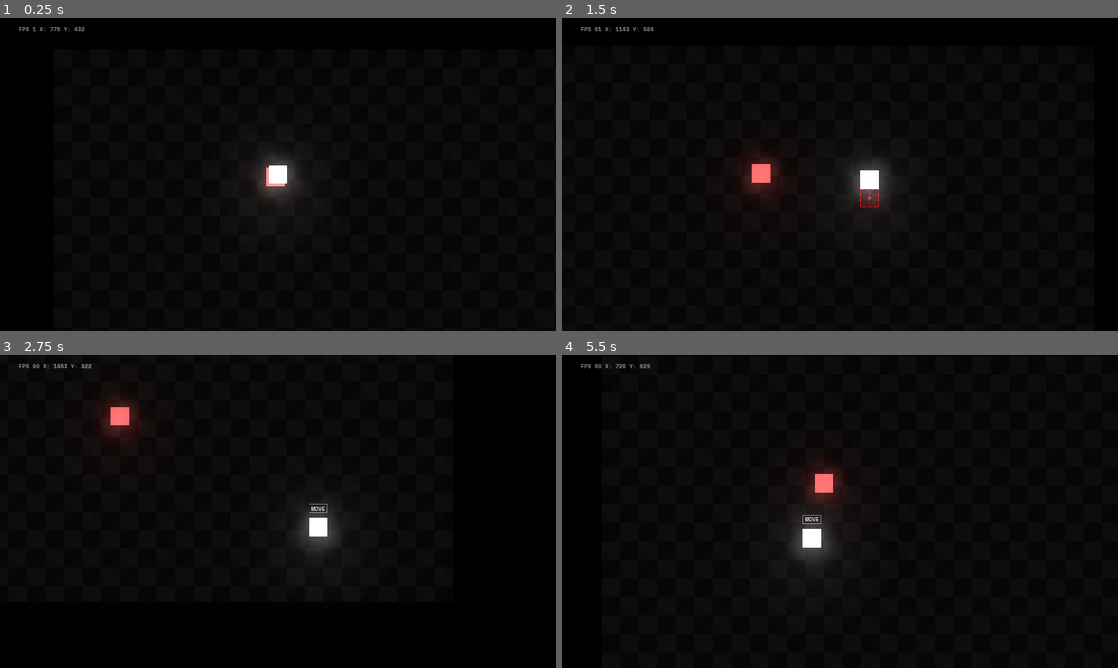
Above: before the commit, frames 1-4 (two rows, left to right).
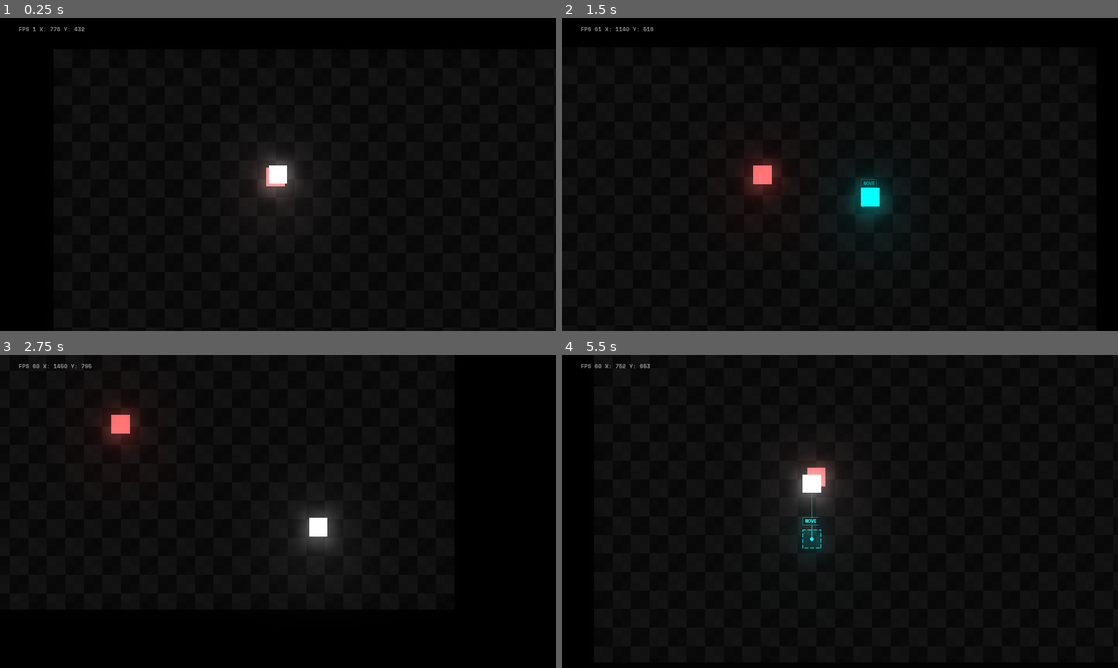
Above: after the commit, the same moments.

Repository: btzr-io/UNDER_DEVELOPMENT
Game: Godot game, scene res://scenes/Level.tscn
Two runs of this game, one before a commit and one after it. Both use one fixed random seed, a clock stepped at 60 frames per second and the inputs below. This scene is started directly instead of the project's main scene.
Inputs:
- Up to frame 1 (0.25 s): no input
- Up to frame 2 (1.5 s): tap Enter (ui_accept) at 0.5, 0.6, 0.77, 1.07, 1.35 s; hold Right (ui_right) 0.53-1.28 s; hold Down (ui_down) from 1.28 s (still down)
- Up to frame 3 (2.75 s): tap Enter (ui_accept) at 1.52, 1.82, 2.1 s; release Down (ui_down) at 2.03 s; hold Right (ui_right) from 2.03 s (still down)
- Up to frame 4 (5.5 s): release Right (ui_right) at 2.78 s; hold Up (ui_up) 2.78-3.53 s; tap Enter (ui_accept) at 2.85, 3.02, 3.32, 3.6, 3.77, 4.07, 4.35, 4.52, 4.82, 5.1 s; hold Left (ui_left) 3.53-5.03 s; hold Down (ui_down) from 5.03 s (still down)

The runs differ from the first frame. In frame 2, 1.2% of the frame differs, in the area x 11-60%, y 2-66%; in frame 3, 0.4%; in frame 4, 1.6%, in the area x 10-50%, y 2-67%.

Commit message:
fix tooltip animations

Diff:
--- a/scenes/Actors/Player.tscn
+++ b/scenes/Actors/Player.tscn
@@ -5,11 +5,13 @@
 [ext_resource path="res://assets/textures/square.jpg" type="Texture" id=3]
 [ext_resource path="res://scripts/Line_connection.gd" type="Script" id=4]
 [ext_resource path="res://scripts/Camera_controller.gd" type="Script" id=5]
-[ext_resource path="res://assets/fonts/space_mono/SpaceMono-Regular.ttf" type="DynamicFontData" id=6]
+[ext_resource path="res://assets/fonts/space_mono/SpaceMono-Bold.ttf" type="DynamicFontData" id=6]
 [ext_resource path="res://assets/textures/small_circle.png" type="Texture" id=7]
 
 [sub_resource type="DynamicFont" id=7]
-size = 20
+size = 18
+use_mipmaps = true
+use_filter = true
 font_data = ExtResource( 6 )
 
 [sub_resource type="StyleBoxFlat" id=8]
@@ -66,7 +68,8 @@
 
 [sub_resource type="Animation" id=10]
 resource_name = "show"
-length = 0.4
+length = 0.2
+step = 0.05
 tracks/0/type = "value"
 tracks/0/path = NodePath(".:visible")
 tracks/0/interp = 1
@@ -74,7 +77,7 @@
 tracks/0/imported = false
 tracks/0/enabled = true
 tracks/0/keys = {
-"times": PoolRealArray( 0, 0.4 ),
+"times": PoolRealArray( 0, 0.2 ),
 "transitions": PoolRealArray( 1, 1 ),
 "update": 1,
 "values": [ true, true ]
@@ -86,7 +89,7 @@
 tracks/1/imported = false
 tracks/1/enabled = true
 tracks/1/keys = {
-"times": PoolRealArray( 0, 0.3, 0.4 ),
+"times": PoolRealArray( 0, 0.15, 0.2 ),
 "transitions": PoolRealArray( 1, 1, 1 ),
 "update": 0,
 "values": [ Color( 1, 1, 1, 0 ), Color( 1, 1, 1, 0 ), Color( 1, 1, 1, 1 ) ]
@@ -98,7 +101,7 @@
 tracks/2/imported = false
 tracks/2/enabled = true
 tracks/2/keys = {
-"times": PoolRealArray( 0, 0.4 ),
+"times": PoolRealArray( 0, 0.2 ),
 "transitions": PoolRealArray( 1, 1 ),
 "update": 0,
 "values": [ Vector2( -32, -32 ), Vector2( -32, -80 ) ]
@@ -144,6 +147,7 @@
 valign = 1
 
 [node name="AnimationPlayer" type="AnimationPlayer" parent="Tooltip"]
+playback_default_blend_time = 0.2
 anims/RESET = SubResource( 9 )
 anims/show = SubResource( 10 )
 
--- a/scenes/Level.tscn
+++ b/scenes/Level.tscn
@@ -18,7 +18,7 @@
 [node name="Level" type="Node2D"]
 
 [node name="Background" type="TextureRect" parent="."]
-modulate = Color( 0.172549, 0.172549, 0.172549, 0.960784 )
+modulate = Color( 0.231373, 0.231373, 0.231373, 1 )
 margin_right = 1920.0
 margin_bottom = 1080.0
 texture = ExtResource( 1 )
--- a/scripts/Player.gd
+++ b/scripts/Player.gd
@@ -24,6 +24,7 @@
 	# No actions allowed
 	LOCKED = "LOCKED",
 }
+var overlapping_bodies = 0
 
 var glitch_chance = 0
 var max_glitch_range = 50
@@ -37,10 +38,10 @@
 }
 
 
-
+var is_editing = false
 
 var interactive_state = INTERACTIVE_STATES.ACTIVE
-var overlapping_bodies = 0
+
 
 onready var line_connection = get_node("Line_connection")
 
@@ -50,6 +51,31 @@
 func _ready():
 	$Ovelrap.connect("body_exited", self, "handle_body_exit")
 	$Ovelrap.connect("body_entered", self, "handle_body_enter")
+	$Tooltip/AnimationPlayer.connect("animation_finished", self, "handle_animation_finish")
+
+func handle_animation_finish(animation_name):
+	if animation_name == "show":
+		is_editing = $Tooltip/AnimationPlayer.current_animation_position > 0
+
+func exit_edit_mode():
+	if is_instance_valid(last_clone_instance):
+		interactive_state = INTERACTIVE_STATES.ACTIVE
+		$Sprite.frame = interactive_state
+		instance_clone()
+		line_connection.disconnect_target()
+		$Camera2D.add_trauma(0.4)
+		$Tooltip/AnimationPlayer.play_backwards("show")
+
+func enter_edit_mode():
+	if not target_position and !is_instance_valid(last_clone_instance):
+		interactive_state = INTERACTIVE_STATES.INACTIVE
+		$Sprite.frame = interactive_state
+		line_connection.connect_target(self)
+		var size = $Sprite.frames.get_frame("idle", 0).get_size()
+		current_speed = max_speed
+		target_position = global_transform.origin + last_direction * size.x
+		instance_clone()
+		$Tooltip/AnimationPlayer.play("show")
 
 func get_glitch_chance():
 	var distance = clamp(line_connection.target_distance, 1, max_glitch_range)
@@ -89,25 +115,10 @@
 		direction.y -= 1
 
 	if Input.is_action_just_pressed("ui_accept"):
-		if not target_position and is_instance_valid(last_clone_instance):
-			interactive_state = INTERACTIVE_STATES.ACTIVE
-			instance_clone()
-			line_connection.disconnect_target()
-			$Sprite.frame = interactive_state
-			$Camera2D.add_trauma(0.4)
-			$Tooltip.hide()
-
-			return
-
-		if not target_position and !is_instance_valid(last_clone_instance):
-			interactive_state = INTERACTIVE_STATES.INACTIVE
-			line_connection.connect_target(self)
-			$Sprite.frame = interactive_state
-			var size = $Sprite.frames.get_frame("idle", interactive_state).get_size()
-			current_speed = max_speed
-			target_position = global_transform.origin + last_direction * size.x
-			instance_clone()
-			$Tooltip/AnimationPlayer.play("show")
+		if not is_editing:
+			enter_edit_mode()
+		elif is_editing:
+			exit_edit_mode()
 
 	if target_position:
 			direction = Vector2.ZERO
@@ -148,10 +159,10 @@
 
 
 func update_ui():
-	if interactive_state == INTERACTIVE_STATES.ACTIVE:
+	if not is_editing:
 		set_ui_color(Color.white)
-	if interactive_state == INTERACTIVE_STATES.INACTIVE:
 
+	if is_editing:
 		if overlapping_bodies > 0:
 			set_ui_color(Color.red)
 			update_tooltip_text(ACTIONS.LOCKED)
